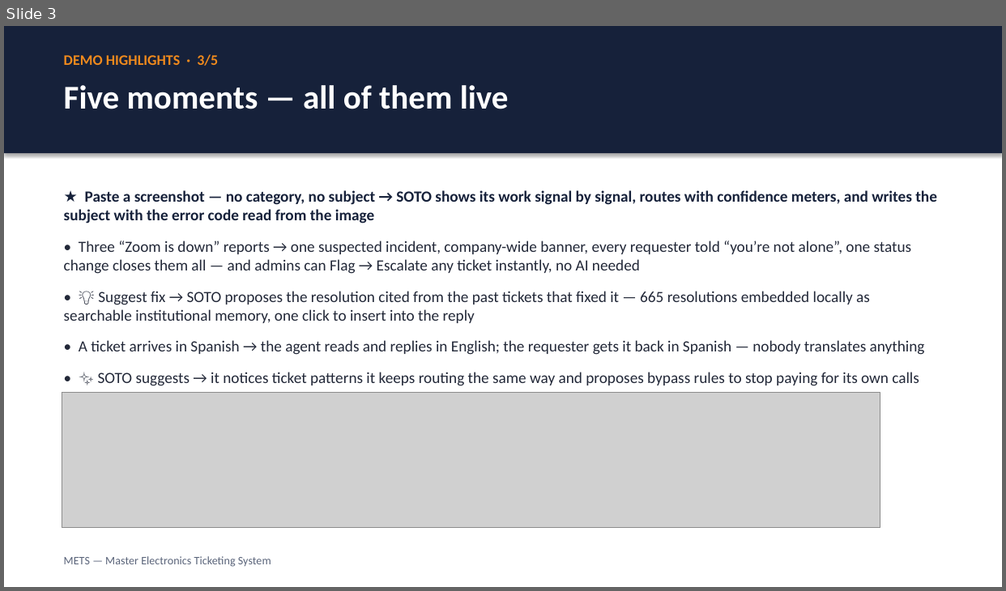
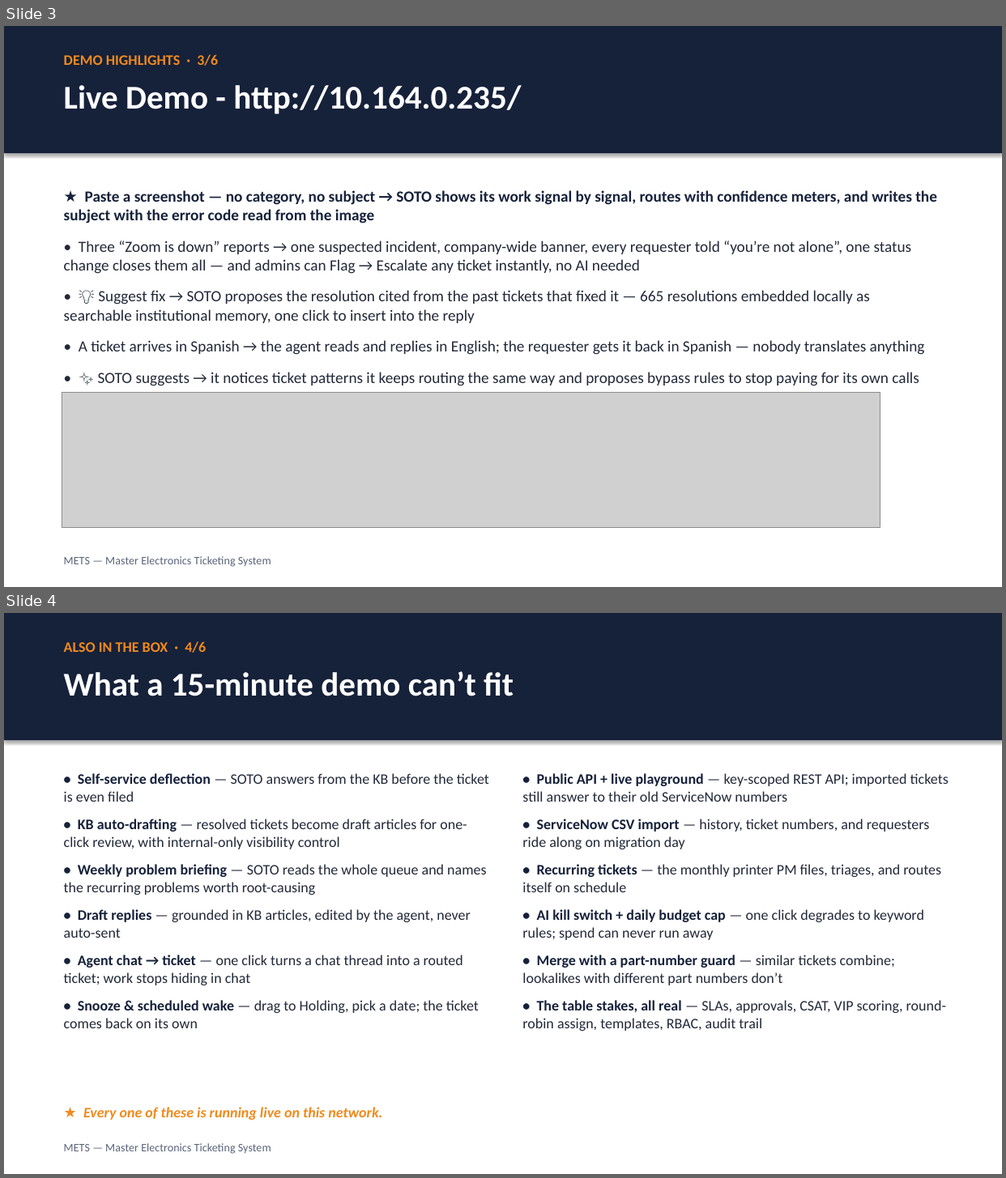
Before and after one commit to justin-rh/mets, a slide deck: docs/DECK.pptx. Shown one above the other, each under a label of ours: slide 3 before the commit, slides 3 and 4 after it. The pictures are 1006x591 and 1006x1178 pixels, drawn with LibreOffice and Linux fonts; fonts in the diff are those of the drawing; grey boxes stand for pictures. Boxes give left, top, right and bottom in pixels: in the first picture for what was removed or moved away, otherwise in the second. Text is boxed around its words. In the diff, an @@ line names an element or a change of style, - is before the commit and + after.

```diff
--- a/docs/DECK.pptx
+++ b/docs/DECK.pptx
@@ slide 4 added at (4, 613, 1002, 1174), background #FFFFFF @@
@@ rectangle added at (4, 613, 1002, 740), fill #16213A @@
@@ text added at (64, 641, 206, 653), 14 pt, text #F08A1D, bold @@
+ALSO IN THE BOX · 4/6
@@ text added at (64, 671, 513, 696), 32 pt, text #FFFFFF, bold @@
+What a 15-minute demo can’t fit
@@ text added at (64, 773, 489, 1029), 14 pt, text #222838 @@
+• Self-service deflection — SOTO answers from the KB before the ticket is even filed
+• KB auto-drafting — resolved tickets become draft articles for one-click review, with internal-only visibility control
+• Weekly problem briefing — SOTO reads the whole queue and names the recurring problems worth root-causing
+• Draft replies — grounded in KB articles, edited by the agent, never auto-sent
+• Agent chat → ticket — one click turns a chat thread into a routed ticket; work stops hiding in chat
+• Snooze & scheduled wake — drag to Holding, pick a date; the ticket comes back on its own
@@ text added at (522, 773, 948, 1031), 14 pt, text #222838 @@
+• Public API + live playground — key-scoped REST API; imported tickets still answer to their old ServiceNow numbers
+• ServiceNow CSV import — history, ticket numbers, and requesters ride along on migration day
+• Recurring tickets — the monthly printer PM files, triages, and routes itself on schedule
+• AI kill switch + daily budget cap — one click degrades to keyword rules; spend can never run away
+• Merge with a part-number guard — similar tickets combine; lookalikes with different part numbers don’t
+• The table stakes, all real — SLAs, approvals, CSAT, VIP scoring, round-robin assign, templates, RBAC, audit trail
@@ text added at (83, 1107, 382, 1120), 14 pt, text #F08A1D, bold, italic @@
+★ Every one of these is running live on this network.
@@ text added at (64, 1144, 271, 1154), 11 pt, text #5A647A @@
+METS — Master Electronics Ticketing System
@@ slide 3 changed as well @@
@@ text at (64, 54, 218, 66): text changed @@
-DEMO HIGHLIGHTS · 3/5
+DEMO HIGHLIGHTS · 3/6
@@ text at (64, 85, 521, 114): text changed @@
-Five moments — all of them live
+Live Demo - http://10.164.0.235/
```
Also in this commit, not shown: 4 other slides changed, 1 other file.
